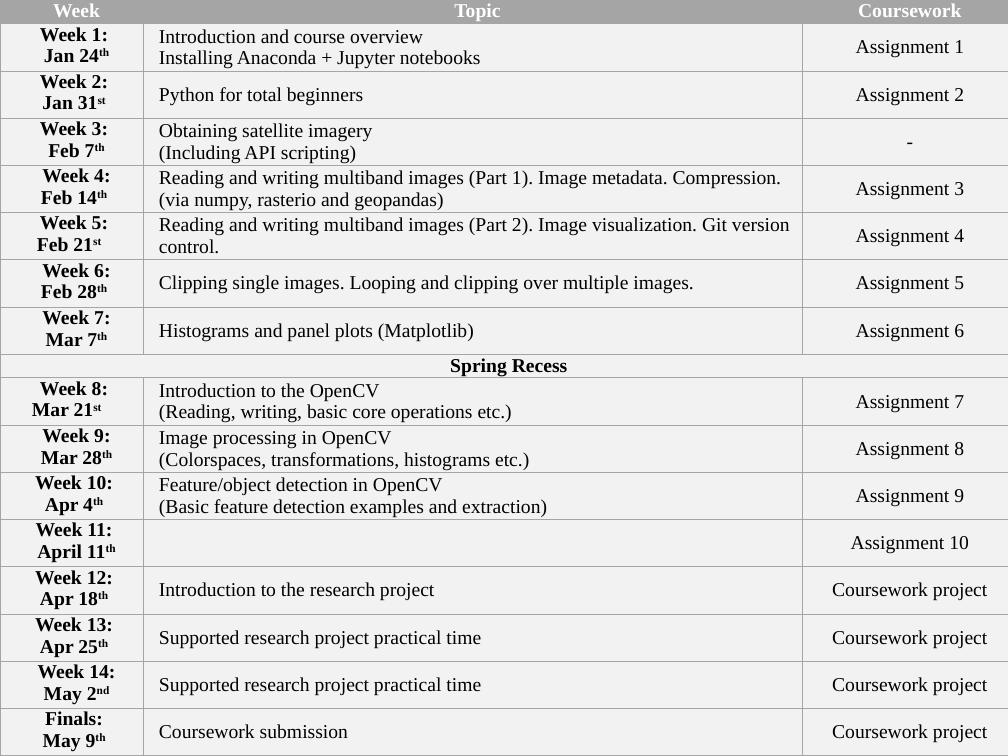
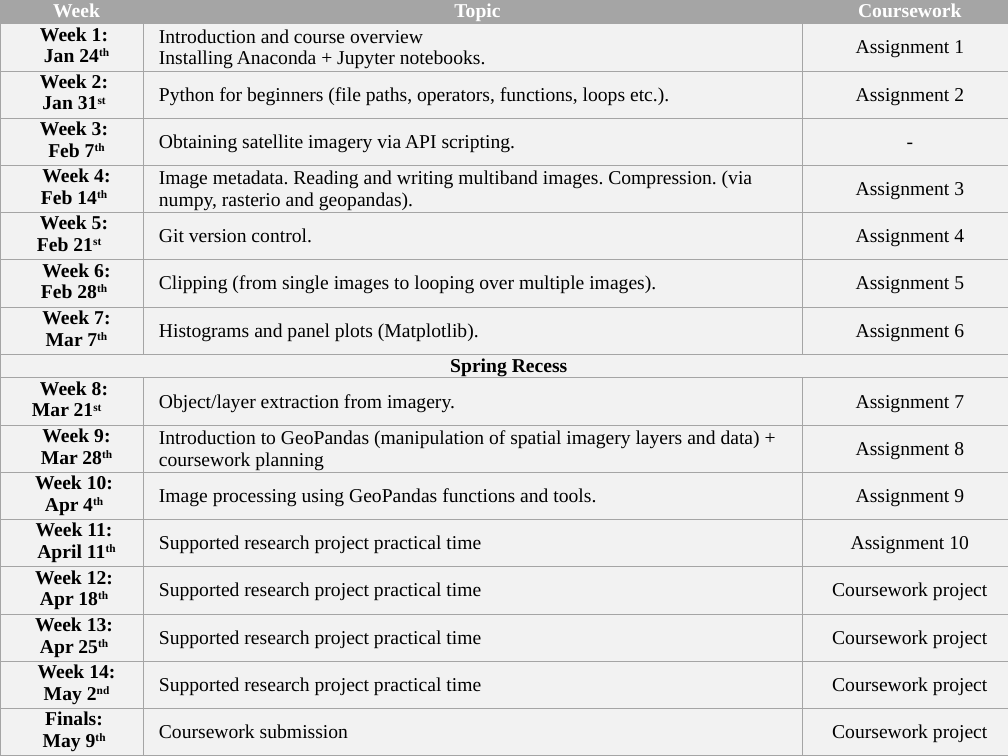
Before and after one commit to edwardoughton/satellite-image-analysis, a slide deck: slide 1 of syllabus/format.pptx (slide 2 before the commit). Drawn at 1008x756 pixels with LibreOffice and Linux fonts; fonts in the diff are those of the drawing. Boxes give left, top, right and bottom in pixels: in the first picture for what was removed or moved away, otherwise in the second. Text is boxed around its words. In the diff, an @@ line names an element or a change of style, - is before the commit and + after.

```diff
--- a/syllabus/format.pptx
+++ b/syllabus/format.pptx
@@ table at (x1=0, y1=0, x2=1008, y2=756) @@
-row 2, column 2: Introduction and course overview / Installing Anaconda + Jupyter notebooks
+row 2, column 2: Introduction and course overview / Installing Anaconda + Jupyter notebooks.
-row 3, column 2: Python for total beginners
+row 3, column 2: Python for beginners (file paths, operators, functions, loops etc.).
-row 4, column 2: Obtaining satellite imagery / (Including API scripting)
+row 4, column 2: Obtaining satellite imagery via API scripting.
-row 5, column 2: Reading and writing multiband images (Part 1). Image metadata. Compression. (via numpy, rasterio and geopandas)
+row 5, column 2: Image metadata. Reading and writing multiband images. Compression. (via numpy, rasterio and geopandas).
-row 6, column 2: Reading and writing multiband images (Part 2). Image visualization. Git version control.
+row 6, column 2: Git version control.
-row 7, column 2: Clipping single images. Looping and clipping over multiple images.
+row 7, column 2: Clipping (from single images to looping over multiple images).
-row 8, column 2: Histograms and panel plots (Matplotlib)
+row 8, column 2: Histograms and panel plots (Matplotlib).
-row 10, column 2: Introduction to the OpenCV / (Reading, writing, basic core operations etc.)
+row 10, column 2: Object/layer extraction from imagery.
-row 11, column 2: Image processing in OpenCV / (Colorspaces, transformations, histograms etc.)
+row 11, column 2: Introduction to GeoPandas (manipulation of spatial imagery layers and data) + coursework planning
-row 12, column 2: Feature/object detection in OpenCV / (Basic feature detection examples and extraction)
+row 12, column 2: Image processing using GeoPandas functions and tools.
-row 13, column 2: 
+row 13, column 2: Supported research project practical time
-row 14, column 2: Introduction to the research project
+row 14, column 2: Supported research project practical time
```
Also in this commit, not shown: 1 slide removed, 1 other file.
